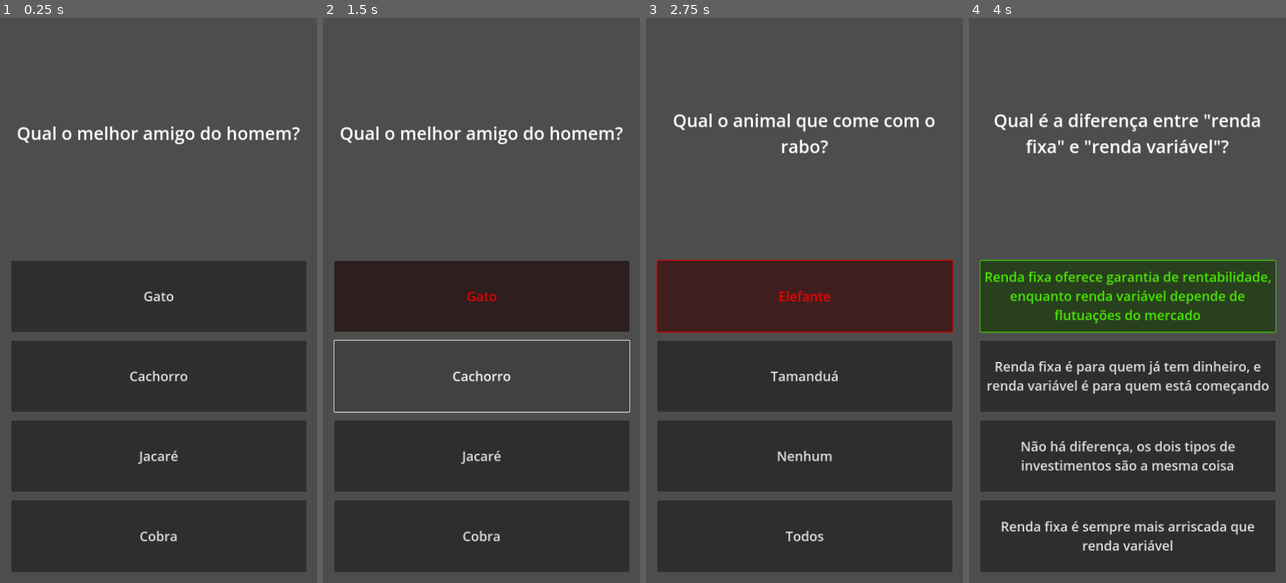
Above: before the commit, frames 1-4 (left to right).
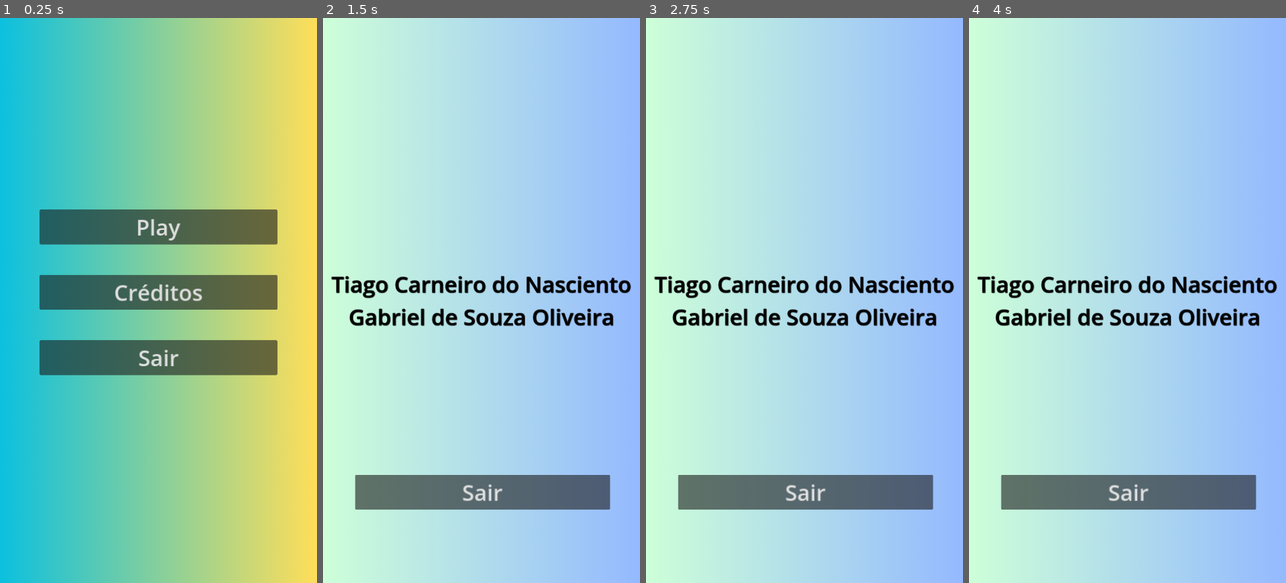
Above: after the commit, the same moments.

Repository: TiagoGeografiaBacharelado/Financial_Education_Quiz
Game: Godot game, scene res://scenes/telaInicial.tscn
Same seed, same stepped clock (60 frames per second), same inputs: the game is played once before the commit and once after it. Before the commit the project starts from res://scenes/main.tscn.
Inputs (mouse positions are in pixels of both pictures, inside the frame that each line leads up to):
- Up to frame 1 (0.25 s): no input
- Up to frame 2 (1.5 s): click (481, 294) at 0.5 s, where only the run before the commit has a clickable "Gato"; click (481, 373) at 1.25 s, where only the run before the commit has a clickable "Cachorro"
- Up to frame 3 (2.75 s): click (804, 294) at 2 s, where only the run before the commit has a clickable "Elefante"
- Up to frame 4 (4 s): click (1127, 373) at 2.75 s, where only the run before the commit has a clickable "Tamanduá"; click (1127, 294) at 3.5 s, where only the run before the commit has a clickable "Renda fixa oferece garantia d…"

The runs differ from the first frame. In frame 1, 98% of the frame differs, in the area x 0-100%, y 0-100%; in frame 2, 100%; in frame 3, 100%; in frame 4, 100%.

Commit message:
Update
-Adição de Perguntas
-Ajustes de Font-End

Diff:
--- a/project.godot
+++ b/project.godot
@@ -11,7 +11,7 @@
 [application]
 
 config/name="Quiz Game"
-run/main_scene="res://scenes/main.tscn"
+run/main_scene="res://scenes/telaInicial.tscn"
 config/features=PackedStringArray("4.3", "GL Compatibility")
 config/icon="res://icon.svg"
 
--- /dev/null
+++ b/resources/varied/question/1.tres
@@ -0,0 +1,10 @@
+[gd_resource type="Resource" script_class="QuizQuestion" load_steps=2 format=3 uid="uid://uaeks0si3v0"]
+
+[ext_resource type="Script" path="res://scripts/resources/question.gd" id="1_4fr3b"]
+
+[resource]
+script = ExtResource("1_4fr3b")
+question_info = "Qual é o principal objetivo da Educação Financeira?"
+type = 0
+options = Array[String](["Tornar as pessoas mais ricas.", "Ensinar as pessoas a economizarem ao máximo.", "Capacitar o cidadão a tomar decisões financeiras conscientes, responsáveis e autônomas.", "Proibir o consumismo."])
+correct = "Capacitar o cidadão a tomar decisões financeiras conscientes, responsáveis e autônomas."
--- /dev/null
+++ b/resources/varied/question/2.tres
@@ -0,0 +1,10 @@
+[gd_resource type="Resource" script_class="QuizQuestion" load_steps=2 format=3 uid="uid://c88x3ihrxb4dn"]
+
+[ext_resource type="Script" path="res://scripts/resources/question.gd" id="1_rexkl"]
+
+[resource]
+script = ExtResource("1_rexkl")
+question_info = "Por que é importante automatizar certas decisões financeiras, como pagamentos de contas ou poupanças mensais?"
+type = 0
+options = Array[String](["Para economizar tempo e evitar esquecimentos.", "Para impedir que o dinheiro seja usado para outras coisas.", "Para evitar multas ou juros desnecessários.", "Todas as alternativas."])
+correct = "Todas as alternativas."
--- /dev/null
+++ b/resources/varied/question/3.tres
@@ -0,0 +1,10 @@
+[gd_resource type="Resource" script_class="QuizQuestion" load_steps=2 format=3 uid="uid://buevsyh6nedqh"]
+
+[ext_resource type="Script" path="res://scripts/resources/question.gd" id="1_vj30u"]
+
+[resource]
+script = ExtResource("1_vj30u")
+question_info = "Qual é a relação entre hábitos automáticos e a administração financeira?"
+type = 0
+options = Array[String](["Hábitos automáticos nunca devem ser usados na administração financeira.", "Criar hábitos financeiros automáticos ajuda a poupar energia e garante eficiência no dia a dia.", "Hábitos automáticos são irrelevantes na administração financeira.", "É perigoso confiar em hábitos automáticos para finanças."])
+correct = "Criar hábitos financeiros automáticos ajuda a poupar energia e garante eficiência no dia a dia."
--- /dev/null
+++ b/resources/varied/question/4.tres
@@ -0,0 +1,12 @@
+[gd_resource type="Resource" script_class="QuizQuestion" load_steps=3 format=3 uid="uid://dsvws7blrp0j1"]
+
+[ext_resource type="Texture2D" uid="uid://bgujjqvgnvfhq" path="res://art/investimentos-isentos-de-imposto-de-renda.webp" id="1_jskjc"]
+[ext_resource type="Script" path="res://scripts/resources/question.gd" id="1_km4v0"]
+
+[resource]
+script = ExtResource("1_km4v0")
+question_info = "O que são trocas intertemporais?"
+type = 1
+question_image = ExtResource("1_jskjc")
+options = Array[String](["Escolher entre gastar dinheiro hoje ou no futuro, considerando os custos e benefícios.", "Trocar um produto caro por um mais barato.", "Evitar gastar dinheiro em qualquer situação.", "Escolher entre comprar à vista ou parcelado, sem considerar juros."])
+correct = "Escolher entre gastar dinheiro hoje ou no futuro, considerando os custos e benefícios."
--- /dev/null
+++ b/resources/varied/question/5.tres
@@ -0,0 +1,10 @@
+[gd_resource type="Resource" script_class="QuizQuestion" load_steps=2 format=3 uid="uid://dshxxdn6xfwac"]
+
+[ext_resource type="Script" path="res://scripts/resources/question.gd" id="1_5cgys"]
+
+[resource]
+script = ExtResource("1_5cgys")
+question_info = "Qual é o principal fator a ser considerado ao decidir entre comprar algo hoje ou poupar para comprar no futuro?"
+type = 0
+options = Array[String](["O preço do produto.", "O custo de oportunidade e suas prioridades pessoais.", "O tipo de produto.", "A quantidade de dinheiro disponível."])
+correct = "O custo de oportunidade e suas prioridades pessoais."
--- a/resources/varied/question/Qual_e_a_diferença_entre_renda_fixa_e_renda_variável.tres
+++ /dev/null
@@ -1,10 +0,0 @@
-[gd_resource type="Resource" script_class="QuizQuestion" load_steps=2 format=3 uid="uid://lpo3v6flh30a"]
-
-[ext_resource type="Script" path="res://scripts/resources/question.gd" id="1_1l108"]
-
-[resource]
-script = ExtResource("1_1l108")
-question_info = "Qual é a diferença entre \"renda fixa\" e \"renda variável\"?"
-type = 0
-options = Array[String](["Renda fixa oferece garantia de rentabilidade, enquanto renda variável depende de flutuações do mercado", "Renda fixa é sempre mais arriscada que renda variável", "Renda fixa é para quem já tem dinheiro, e renda variável é para quem está começando", "Não há diferença, os dois tipos de investimentos são a mesma coisa"])
-correct = "Renda fixa oferece garantia de rentabilidade, enquanto renda variável depende de flutuações do mercado"
--- a/resources/varied/question/animal_come_com_rabo.tres
+++ /dev/null
@@ -1,10 +0,0 @@
-[gd_resource type="Resource" script_class="QuizQuestion" load_steps=2 format=3 uid="uid://e0s51ovliic0"]
-
-[ext_resource type="Script" path="res://scripts/resources/question.gd" id="1_3aqp6"]
-
-[resource]
-script = ExtResource("1_3aqp6")
-question_info = "Qual o animal que come com o rabo?"
-type = 0
-options = Array[String](["Tamanduá", "Elefante", "Todos", "Nenhum"])
-correct = "Todos"
--- a/resources/varied/question/melhor_amigo_homem.tres
+++ /dev/null
@@ -1,10 +0,0 @@
-[gd_resource type="Resource" script_class="QuizQuestion" load_steps=2 format=3 uid="uid://bil3gdijr6yae"]
-
-[ext_resource type="Script" path="res://scripts/resources/question.gd" id="1_anm7l"]
-
-[resource]
-script = ExtResource("1_anm7l")
-question_info = "Qual o melhor amigo do homem?"
-type = 0
-options = Array[String](["Gato", "Jacaré", "Cobra", "Cachorro"])
-correct = "Cachorro"
--- a/resources/varied/theme/theme_varied.tres
+++ b/resources/varied/theme/theme_varied.tres
@@ -1,11 +1,13 @@
-[gd_resource type="Resource" script_class="QuizTheme" load_steps=6 format=3 uid="uid://mu6ha3ld7jjl"]
+[gd_resource type="Resource" script_class="QuizTheme" load_steps=8 format=3 uid="uid://mu6ha3ld7jjl"]
 
 [ext_resource type="Script" path="res://scripts/resources/theme.gd" id="1_ffbww"]
 [ext_resource type="Script" path="res://scripts/resources/question.gd" id="2_a5jpi"]
-[ext_resource type="Resource" uid="uid://lpo3v6flh30a" path="res://resources/varied/question/Qual_e_a_diferença_entre_renda_fixa_e_renda_variável.tres" id="3_4dxc5"]
-[ext_resource type="Resource" uid="uid://e0s51ovliic0" path="res://resources/varied/question/animal_come_com_rabo.tres" id="4_sre32"]
-[ext_resource type="Resource" uid="uid://bil3gdijr6yae" path="res://resources/varied/question/melhor_amigo_homem.tres" id="5_ld80x"]
+[ext_resource type="Resource" uid="uid://uaeks0si3v0" path="res://resources/varied/question/1.tres" id="3_m7d5i"]
+[ext_resource type="Resource" uid="uid://c88x3ihrxb4dn" path="res://resources/varied/question/2.tres" id="4_wkmfp"]
+[ext_resource type="Resource" uid="uid://buevsyh6nedqh" path="res://resources/varied/question/3.tres" id="5_obpc0"]
+[ext_resource type="Resource" uid="uid://dsvws7blrp0j1" path="res://resources/varied/question/4.tres" id="6_rpsil"]
+[ext_resource type="Resource" uid="uid://dshxxdn6xfwac" path="res://resources/varied/question/5.tres" id="7_hmxll"]
 
 [resource]
 script = ExtResource("1_ffbww")
-theme = Array[ExtResource("2_a5jpi")]([ExtResource("3_4dxc5"), ExtResource("4_sre32"), ExtResource("5_ld80x")])
+theme = Array[ExtResource("2_a5jpi")]([ExtResource("3_m7d5i"), ExtResource("4_wkmfp"), ExtResource("5_obpc0"), ExtResource("6_rpsil"), ExtResource("7_hmxll")])
--- /dev/null
+++ b/scenes/creditos.tscn
@@ -0,0 +1,47 @@
+[gd_scene load_steps=3 format=3 uid="uid://cfaqg1vog4h77"]
+
+[ext_resource type="Texture2D" uid="uid://b2m1i4xi4b304" path="res://art/Design sem nome (1).png" id="1_ov64r"]
+[ext_resource type="Script" path="res://scripts/menu/sair_creditos.gd" id="2_c4vax"]
+
+[node name="Creditos" type="Node2D"]
+
+[node name="TextureRect" type="TextureRect" parent="."]
+custom_minimum_size = Vector2(720, 1280)
+offset_right = 40.0
+offset_bottom = 40.0
+texture = ExtResource("1_ov64r")
+
+[node name="Label" type="Label" parent="TextureRect"]
+custom_minimum_size = Vector2(720, 1280)
+layout_mode = 0
+offset_right = 40.0
+offset_bottom = 23.0
+theme_override_colors/font_color = Color(0, 0, 0, 1)
+theme_override_colors/font_shadow_color = Color(0, 0, 0, 1)
+theme_override_colors/font_outline_color = Color(0, 0, 0, 1)
+theme_override_font_sizes/font_size = 50
+text = "Tiago Carneiro do Nasciento
+Gabriel de Souza Oliveira"
+horizontal_alignment = 1
+vertical_alignment = 1
+
+[node name="VBoxContainer" type="VBoxContainer" parent="."]
+anchors_preset = 7
+anchor_left = 0.5
+anchor_top = 1.0
+anchor_right = 0.5
+anchor_bottom = 1.0
+offset_left = 73.0
+offset_top = 1035.0
+offset_right = 652.0
+offset_bottom = 1177.0
+grow_horizontal = 2
+grow_vertical = 0
+
+[node name="sair_creditos" type="Button" parent="VBoxContainer"]
+layout_mode = 2
+theme_override_font_sizes/font_size = 50
+text = "Sair"
+script = ExtResource("2_c4vax")
+
+[connection signal="pressed" from="VBoxContainer/sair_creditos" to="VBoxContainer/sair_creditos" method="_on_pressed"]
--- a/scenes/main.tscn
+++ b/scenes/main.tscn
@@ -1,8 +1,9 @@
-[gd_scene load_steps=5 format=3 uid="uid://bs3pmrooj4dod"]
+[gd_scene load_steps=6 format=3 uid="uid://bs3pmrooj4dod"]
 
 [ext_resource type="Script" path="res://scripts/controllers/gamer_controller.gd" id="1_2n48k"]
 [ext_resource type="Resource" uid="uid://mu6ha3ld7jjl" path="res://resources/varied/theme/theme_varied.tres" id="2_kjxgg"]
 [ext_resource type="AudioStream" uid="uid://decrjx1b38cg7" path="res://assents/correta.wav" id="3_36yv7"]
+[ext_resource type="Texture2D" uid="uid://b0utqt2y2eony" path="res://art/Design sem nome (4).png" id="3_uh3tn"]
 [ext_resource type="AudioStream" uid="uid://bpnm6v7meqoym" path="res://assents/incorreta.wav" id="4_1837i"]
 
 [node name="Main" type="CanvasLayer"]
@@ -19,6 +20,12 @@
 grow_horizontal = 2
 grow_vertical = 2
 
+[node name="TextureRect" type="TextureRect" parent="Content"]
+layout_mode = 0
+offset_right = 720.0
+offset_bottom = 1280.0
+texture = ExtResource("3_uh3tn")
+
 [node name="Questionifo" type="VBoxContainer" parent="Content"]
 layout_mode = 1
 anchors_preset = 5
@@ -33,6 +40,7 @@
 custom_minimum_size = Vector2(0, 60)
 layout_mode = 2
 size_flags_vertical = 6
+theme_override_colors/font_color = Color(0, 0, 0, 1)
 theme_override_font_sizes/font_size = 40
 text = "Pergunta"
 horizontal_alignment = 1
--- a/scenes/telaInicial.tscn
+++ b/scenes/telaInicial.tscn
@@ -1,23 +1,55 @@
-[gd_scene format=3 uid="uid://cwli13ufvl8pk"]
+[gd_scene load_steps=5 format=3 uid="uid://cwli13ufvl8pk"]
+
+[ext_resource type="Texture2D" uid="uid://d3s8lxu4x51a8" path="res://art/Design sem nome (3).png" id="1_nbopb"]
+[ext_resource type="Script" path="res://scripts/menu/tela_inicial.gd" id="1_nhsj0"]
+
+[sub_resource type="GDScript" id="GDScript_jlrea"]
+script/source = "extends Button
+
+
+
+func _on_pressed():
+	get_tree().change_scene_to_file(\"res://scenes/main.tscn\")
+	pass # Replace with function body.
+"
+
+[sub_resource type="GDScript" id="GDScript_5iloj"]
+script/source = "extends Button
+
+func on_credits_button_pressed():
+	get_tree().change_scene_to_file(\"res://scenes/creditos.tscn\")
+"
 
 [node name="Control" type="Control"]
 layout_mode = 3
 anchors_preset = 15
 anchor_right = 1.0
 anchor_bottom = 1.0
-offset_left = 5.0
 offset_right = 5.0
+offset_bottom = 1.0
 grow_horizontal = 2
 grow_vertical = 2
+script = ExtResource("1_nhsj0")
+
+[node name="TextureRect" type="TextureRect" parent="."]
+layout_mode = 1
+anchors_preset = 15
+anchor_right = 1.0
+anchor_bottom = 1.0
+offset_right = -5.0
+grow_horizontal = 2
+grow_vertical = 2
+texture = ExtResource("1_nbopb")
 
 [node name="ColorRect" type="ColorRect" parent="."]
 layout_mode = 1
 anchors_preset = 15
 anchor_right = 1.0
 anchor_bottom = 1.0
+offset_right = -5.0
 grow_horizontal = 2
 grow_vertical = 2
-color = Color(0.122935, 0.124028, 0.107003, 1)
+color = Color(1, 1, 0.996078, 0)
 
 [node name="VBoxContainer" type="VBoxContainer" parent="ColorRect"]
 layout_mode = 1
@@ -34,25 +66,23 @@
 grow_vertical = 2
 theme_override_constants/separation = 69
 
-[node name="Play" type="Button" parent="ColorRect/VBoxContainer"]
+[node name="play" type="Button" parent="ColorRect/VBoxContainer"]
 layout_mode = 2
 theme_override_font_sizes/font_size = 50
-text = "PLAY"
+text = "Play"
+script = SubResource("GDScript_jlrea")
 
 [node name="creditos" type="Button" parent="ColorRect/VBoxContainer"]
 layout_mode = 2
 theme_override_font_sizes/font_size = 50
-text = "Creditos"
+text = "Créditos"
+script = SubResource("GDScript_5iloj")
 
 [node name="sair" type="Button" parent="ColorRect/VBoxContainer"]
 layout_mode = 2
 theme_override_font_sizes/font_size = 50
 text = "Sair"
 
-[node name="TextureRect" type="TextureRect" parent="."]
-layout_mode = 1
-anchors_preset = 15
-anchor_right = 1.0
-anchor_bottom = 1.0
-grow_horizontal = 2
-grow_vertical = 2
+[connection signal="pressed" from="ColorRect/VBoxContainer/play" to="ColorRect/VBoxContainer/play" method="_on_pressed"]
+[connection signal="pressed" from="ColorRect/VBoxContainer/creditos" to="." method="_on_creditos_pressed"]
+[connection signal="pressed" from="ColorRect/VBoxContainer/sair" to="." method="_on_sair_pressed"]
--- /dev/null
+++ b/scripts/menu/sair_creditos.gd
@@ -0,0 +1,6 @@
+extends Button
+
+
+
+func _on_pressed():
+	get_tree().change_scene_to_file("res://scenes/telaInicial.tscn")
--- /dev/null
+++ b/scripts/menu/tela_inicial.gd
@@ -0,0 +1,14 @@
+extends Control  # Substitua por Container, Control, etc., dependendo do nó raiz
+
+# Chamado quando o botão "Play" é pressionado
+func on_play_button_pressed():
+	# Mude para a cena do jogo
+	get_tree().change_scene_to_file("res://scenes/main.tscn")
+
+# Chamado quando o botão "Créditos" é pressionado
+func _on_creditos_pressed():
+	# Mude para a cena de créditos ou exiba os créditos
+	get_tree().change_scene_to_file("res://scenes/creditos.tscn")
+# Chamado quando o botão "Sair" é pressionado
+func _on_sair_pressed():
+	get_tree().quit()
Binary file added: art/Cozy Orange.png
Not shown, added: art/Cozy Orange.png.import
Binary file added: art/Design sem nome (1).png
Not shown, added: art/Design sem nome (1).png.import
Binary file added: art/Design sem nome (2).png
Not shown, added: art/Design sem nome (2).png.import
Binary file added: art/Design sem nome (3).png
Not shown, added: art/Design sem nome (3).png.import
Binary file added: art/Design sem nome (4).png
Not shown, added: art/Design sem nome (4).png.import
Binary file added: art/Design sem nome.png
Not shown, added: art/Design sem nome.png.import
(and 5 more such lines)
